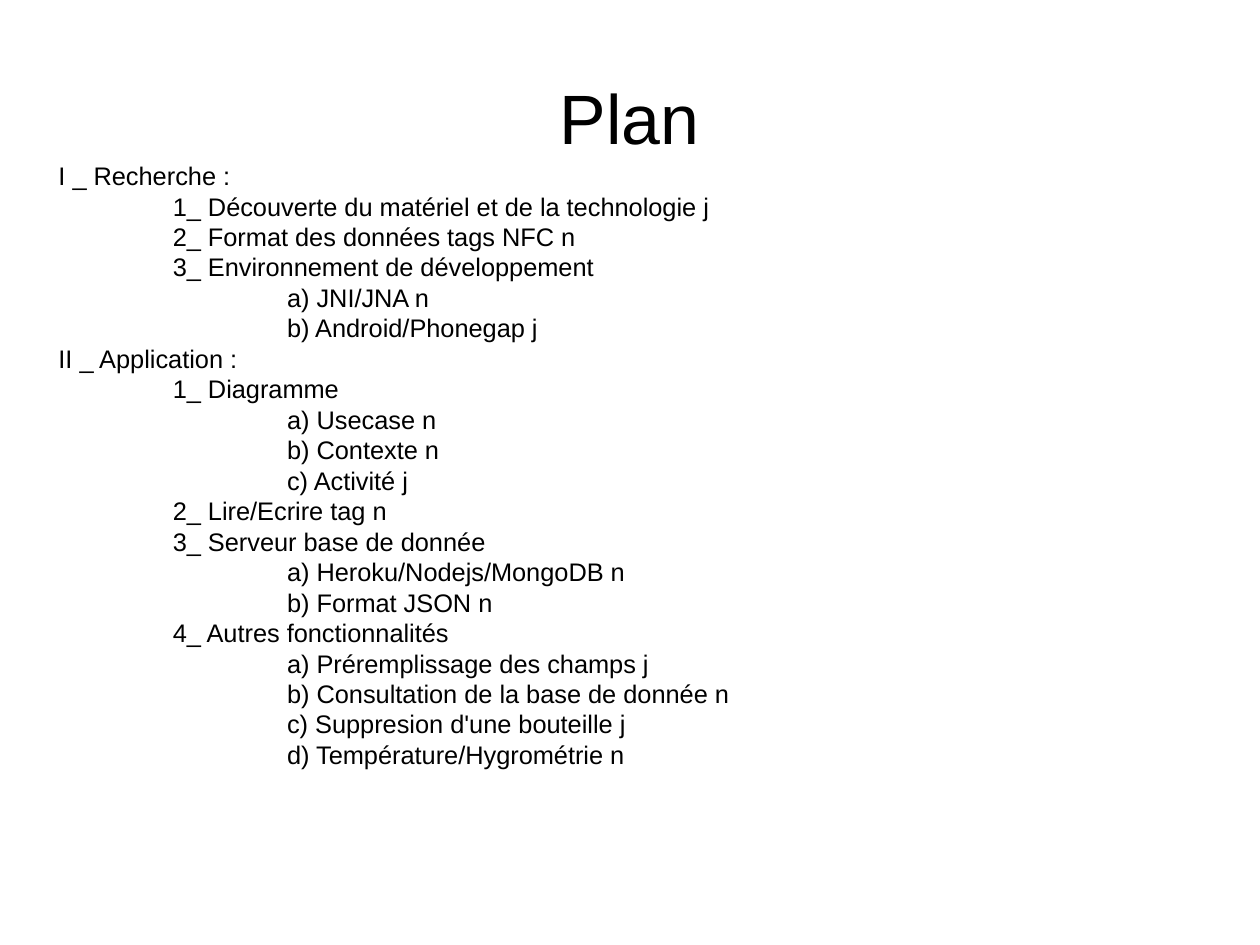
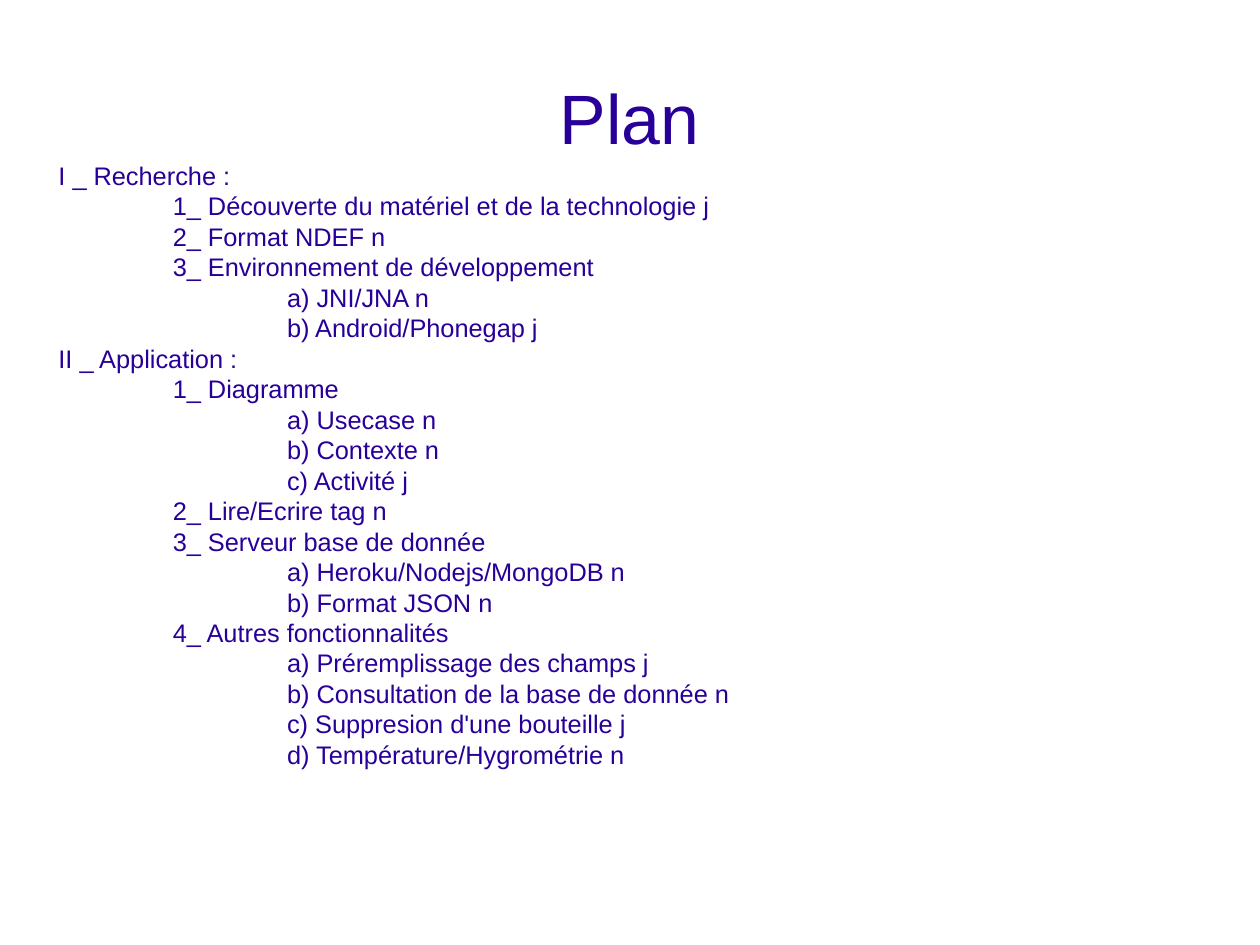
Before and after one commit to bigoud/e-cave, a slide deck: slide 1 of Presentation.odp (slide 2 before the commit). Drawn at 1260x945 pixels with LibreOffice and Linux fonts; fonts in the diff are those of the drawing; background and template pictures are left out. Boxes give left, top, right and bottom in pixels: in the first picture for what was removed or moved away, otherwise in the second. Text is boxed around its words. In the diff, an @@ line names an element or a change of style, - is before the commit and + after.

```diff
--- a/Presentation.odp
+++ b/Presentation.odp
@@ title "Plan" at (x1=560, y1=93, x2=700, y2=145): text colour #000000 to #280099 @@
@@ subtitle "I _ Recherche :" moved from (x1=58, y1=197, x2=729, y2=769) to (x1=58, y1=166, x2=729, y2=769) @@
@@ subtitle at (x1=58, y1=166, x2=729, y2=769): text colour #000000 to #280099 @@
@@ subtitle at (x1=173, y1=228, x2=385, y2=251): text changed; text colour #000000 to #280099 @@
-2_ Format des données tags NFC n
+2_ Format NDEF n
```
Also in this commit, not shown: 8 slides added, 1 slide removed.
